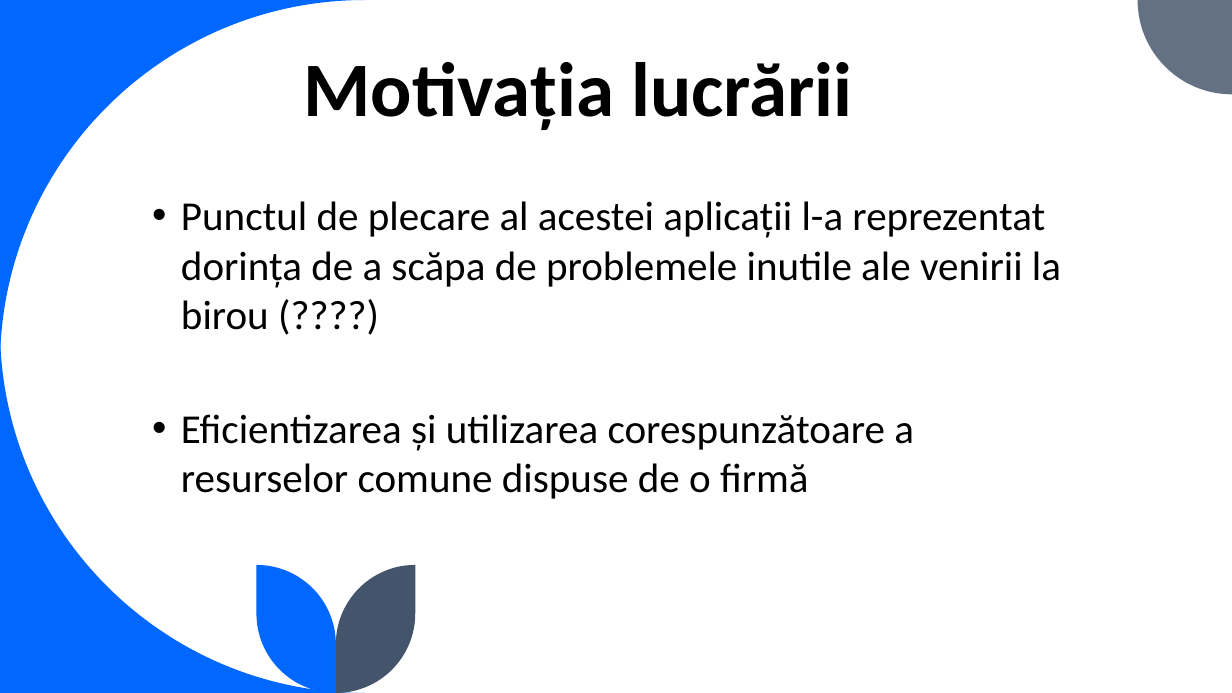
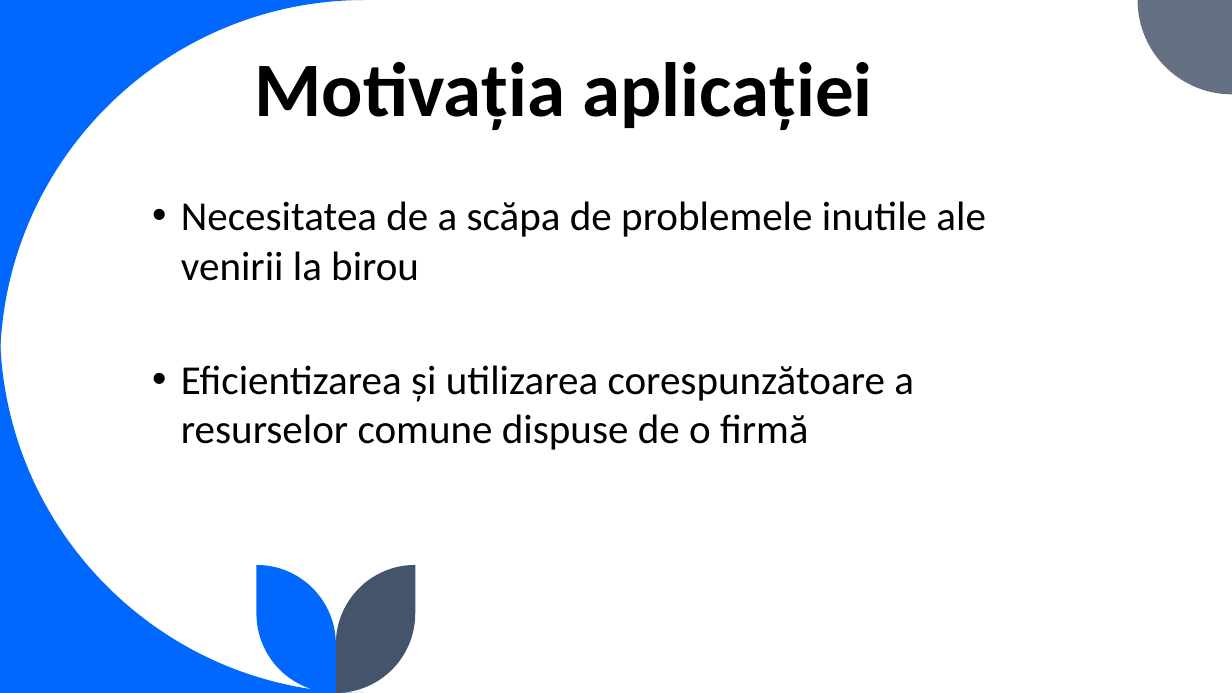
Before and after one commit to ruxiii/Licenta, a slide deck: slide 3 of documentatie/Licenta.pptx. Drawn at 1232x693 pixels with LibreOffice and Linux fonts; fonts in the diff are those of the drawing. Boxes give left, top, right and bottom in pixels: in the first picture for what was removed or moved away, otherwise in the second. Text is boxed around its words. In the diff, an @@ line names an element or a change of style, - is before the commit and + after.

Commit message:
Presentation done

```diff
--- a/documentatie/Licenta.pptx
+++ b/documentatie/Licenta.pptx
@@ title at (x1=255, y1=62, x2=873, y2=130): text changed @@
-Motivația lucrării
+Motivația aplicației
@@ text at (x1=181, y1=201, x2=985, y2=281): text changed @@
-• Punctul de plecare al acestei aplicații l-a reprezentat dorința de a scăpa de problemele inutile ale venirii la birou (????)
+• Necesitatea de a scăpa de problemele inutile ale venirii la birou
```
Also in this commit, not shown: 7 slides added, 1 slide removed.
